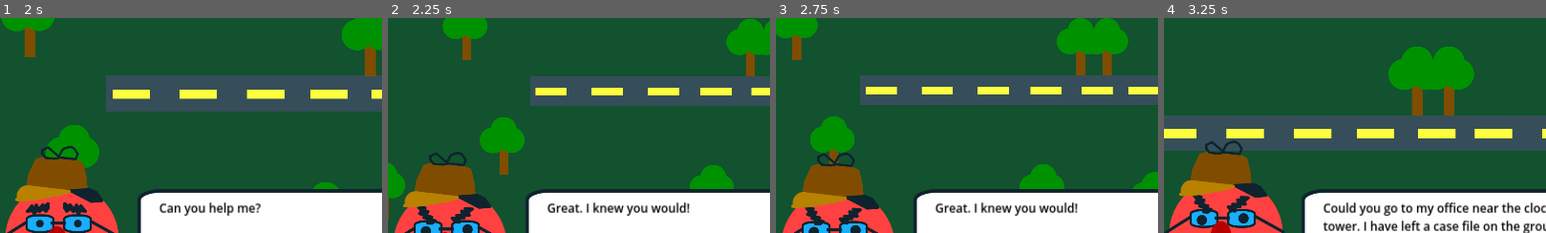
Above: before the commit, frames 1-4 (left to right).
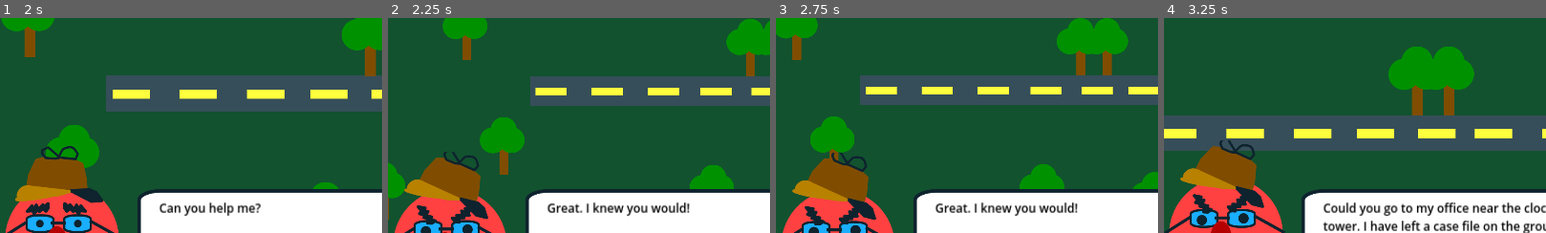
Above: after the commit, the same moments.

Repository: mathew-tran/theanajam22
Game: Godot game, scene res://Scenes/Main.tscn
Two runs of this game, one before a commit and one after it. Both use one fixed random seed, a clock stepped at 60 frames per second and the inputs below.
Inputs (mouse positions are % of the whole screen's width and height, from its top left):
- Up to frame 1 (2 s): move the mouse to (72, 45) at 0.52 s; press the mouse at (72, 45) at 0.53 s; hold D (move_right) 0.53-1.28 s; move the mouse to (30, 55) at 1.27 s; release the mouse at (30, 55) at 1.28 s; hold S (move_down) from 1.28 s (still down); click (30, 55) at 1.35 s
- Up to frame 2 (2.25 s): move the mouse to (60, 28) at 2.02 s; release S (move_down) at 2.03 s; press the mouse at (60, 28) at 2.03 s; hold D (move_right) from 2.03 s (still down); tap Mouse wheel down (scroll_down) at 2.1 s
- Up to frame 3 (2.75 s): keep holding D (move_right)
- Up to frame 4 (3.25 s): move the mouse to (45, 70) at 2.77 s; release D (move_right) at 2.78 s; release the mouse at (45, 70) at 2.78 s; hold W (move_up) from 2.78 s (still down); tap Mouse wheel up (scroll_up) at 2.85 s; click (45, 70) at 3.05 s
The pictures show only the part of the screen within x 0-50%, y 33-83%; the shares and areas given below are measured in that part.

Frame 1 is identical in both runs. In frame 2, 2.1% of the frame differs, in the area x 4-27%, y 62-94%; in frame 3, 2.1%; in frame 4, 2.1%.

Commit message:
be able to pick up folder, but need to refactor this logic for more clues within the game

Diff:
--- a/Art/DetFloatsworthAngry.svg
+++ b/Art/DetFloatsworthAngry.svg
@@ -119,23 +119,6 @@
        style="fill:#0e232e;stroke:#0e232e;stroke-width:2;stroke-linecap:square;stroke-linejoin:round"
        d="m 94.278425,69.149188 -4.784391,-0.368027 0.552045,2.392191 -2.944238,-0.736057 0.920072,3.128253 -4.232334,-0.18402 1.2881,1.656135 -4.232344,0.184019 1.840153,2.208173 2.760225,0.552045 0.368024,-2.944235 2.944239,2e-6 -0.552046,-1.656136 4.048329,1e-6 -0.920075,-2.024166 z"
        id="path10" />
-    <g
-       id="g13"
-       transform="translate(-26.800145,-8.2248353)">
-      <path
-         style="fill:#804d00;stroke:#804d00;stroke-width:2;stroke-linecap:square;stroke-linejoin:round"
-         d="m 114.50398,49.184665 c -3.38307,-0.780709 -18.997251,-1.561417 -20.038196,-1.561417 -1.040945,0 -5.204727,1.301181 -5.204727,1.301181 l -4.684252,9.888979 -1.301181,8.067326 c 0,0 5.204725,2.602365 6.505906,2.602365 1.301183,0 16.13465,-1.040945 16.13465,-1.040945 0,0 9.10827,1.040945 10.66969,1.301181 1.56142,0.260236 5.7252,2.602362 5.7252,0.780709 0,-1.821654 -0.52047,-7.286617 -0.52047,-8.587799 0,-1.301181 -2.34213,-10.409454 -2.34213,-10.409454 z"
-         id="path11" />
-      <path
-         style="fill:#0e232e;stroke:#0e232e;stroke-width:2;stroke-linecap:square;stroke-linejoin:round"
-         d="m 112.16726,69.222861 13.53229,7.026381 7.02638,-0.520472 -3.85582,-5.311235 -4.60186,-2.040442 z"
-         id="path13"
-         sodipodi:nodetypes="cccccc" />
-      <path
-         style="fill:#b88100;stroke:#b88100;stroke-width:2;stroke-linecap:square;stroke-linejoin:round"
-         d="m 85.877985,66.880734 c 0,0 -4.944489,-1.561417 -7.546854,2.081892 -2.602362,3.643307 -0.520472,5.464961 -0.520472,5.464961 0,0 -5.7252,1.040945 2.862601,0.780709 8.587798,-0.260236 19.257487,-3.122835 21.33938,-3.122835 2.08189,0 9.10828,-2.342126 9.10828,-2.342126 z"
-         id="path12" />
-    </g>
     <circle
        style="fill:#0e232e;stroke:#0e232e;stroke-width:2.70124;stroke-linecap:square;stroke-linejoin:round"
        id="circle14"
@@ -148,9 +131,30 @@
        cx="63.331142"
        cy="83.950905"
        r="2.1125429" />
-    <path
-       style="fill:none;stroke:#0e232e;stroke-width:1.53908;stroke-linecap:square;stroke-linejoin:round"
-       d="m 78.237451,38.908534 10.21339,1.101444 1.40183,-3.504594 c 0,0 -1.40183,-2.303019 -1.80236,-2.803673 -0.40053,-0.500657 -1.50197,-1.6021 -2.9038,-1.702232 -1.40184,-0.10013 -4.8063,0.801049 -5.50722,1.902494 -0.70092,1.101443 -2.30302,4.405774 -2.30302,4.405774 l -7.109309,-6.108005 -3.905119,1.702231 v 2.603411 l 2.102756,2.603412 c 0,0 6.107992,0.600787 6.608662,0.500655 0.50065,-0.10013 3.20419,-0.700917 3.20419,-0.700917 z"
-       id="path15" />
+    <g
+       id="g1"
+       transform="rotate(18.016416,81.577484,64.355946)">
+      <g
+         id="g13"
+         transform="translate(-26.800145,-8.2248353)">
+        <path
+           style="fill:#804d00;stroke:#804d00;stroke-width:2;stroke-linecap:square;stroke-linejoin:round"
+           d="m 114.50398,49.184665 c -3.38307,-0.780709 -18.997251,-1.561417 -20.038196,-1.561417 -1.040945,0 -5.204727,1.301181 -5.204727,1.301181 l -4.684252,9.888979 -1.301181,8.067326 c 0,0 5.204725,2.602365 6.505906,2.602365 1.301183,0 16.13465,-1.040945 16.13465,-1.040945 0,0 9.10827,1.040945 10.66969,1.301181 1.56142,0.260236 5.7252,2.602362 5.7252,0.780709 0,-1.821654 -0.52047,-7.286617 -0.52047,-8.587799 0,-1.301181 -2.34213,-10.409454 -2.34213,-10.409454 z"
+           id="path11" />
+        <path
+           style="fill:#0e232e;stroke:#0e232e;stroke-width:2;stroke-linecap:square;stroke-linejoin:round"
+           d="m 112.16726,69.222861 13.53229,7.026381 7.02638,-0.520472 -3.85582,-5.311235 -4.60186,-2.040442 z"
+           id="path13"
+           sodipodi:nodetypes="cccccc" />
+        <path
+           style="fill:#b88100;stroke:#b88100;stroke-width:2;stroke-linecap:square;stroke-linejoin:round"
+           d="m 85.877985,66.880734 c 0,0 -4.944489,-1.561417 -7.546854,2.081892 -2.602362,3.643307 -0.520472,5.464961 -0.520472,5.464961 0,0 -5.7252,1.040945 2.862601,0.780709 8.587798,-0.260236 19.257487,-3.122835 21.33938,-3.122835 2.08189,0 9.10828,-2.342126 9.10828,-2.342126 z"
+           id="path12" />
+      </g>
+      <path
+         style="fill:none;stroke:#0e232e;stroke-width:1.53908;stroke-linecap:square;stroke-linejoin:round"
+         d="m 78.237451,38.908534 10.21339,1.101444 1.40183,-3.504594 c 0,0 -1.40183,-2.303019 -1.80236,-2.803673 -0.40053,-0.500657 -1.50197,-1.6021 -2.9038,-1.702232 -1.40184,-0.10013 -4.8063,0.801049 -5.50722,1.902494 -0.70092,1.101443 -2.30302,4.405774 -2.30302,4.405774 l -7.109309,-6.108005 -3.905119,1.702231 v 2.603411 l 2.102756,2.603412 c 0,0 6.107992,0.600787 6.608662,0.500655 0.50065,-0.10013 3.20419,-0.700917 3.20419,-0.700917 z"
+         id="path15" />
+    </g>
   </g>
 </svg>
--- a/Prefabs/Environment/CaseFile.tscn
+++ b/Prefabs/Environment/CaseFile.tscn
@@ -1,8 +1,21 @@
-[gd_scene load_steps=2 format=3 uid="uid://dyujepwgvdd77"]
+[gd_scene load_steps=4 format=3 uid="uid://dyujepwgvdd77"]
 
 [ext_resource type="Texture2D" uid="uid://br7x260hch3cs" path="res://Art/CaseFile.svg" id="1_ce5kg"]
+[ext_resource type="Script" path="res://Scripts/Game/MissionCaseFile.gd" id="2_1mwxg"]
+
+[sub_resource type="RectangleShape2D" id="RectangleShape2D_xoalb"]
+size = Vector2(160, 112)
 
 [node name="Casefile" type="Sprite2D"]
 position = Vector2(-192, 72)
 scale = Vector2(0.5, 0.5)
 texture = ExtResource("1_ce5kg")
+script = ExtResource("2_1mwxg")
+
+[node name="Area2D" type="Area2D" parent="."]
+
+[node name="CollisionShape2D" type="CollisionShape2D" parent="Area2D"]
+position = Vector2(0, 8)
+shape = SubResource("RectangleShape2D_xoalb")
+
+[connection signal="input_event" from="Area2D" to="." method="_on_area_2d_input_event"]
--- a/Scripts/Autoload/EventManager.gd
+++ b/Scripts/Autoload/EventManager.gd
@@ -15,4 +15,9 @@
 signal InjectDetDialogueComplete
 
 signal InjectObjective(content)
+signal ClearObjective
 signal InjectDetEmote(emote : EMOTE)
+
+
+signal Mission1EnableCase
+signal MissionCasePickup
--- a/Scripts/Game/Mission1.gd
+++ b/Scripts/Game/Mission1.gd
@@ -15,5 +15,14 @@
 	EventManager.InjectDetEmote.emit(EventManager.EMOTE.NEUTRAL)
 	EventManager.InjectObjective.emit("Get case file from Detective Floatsworth's house near the Clock Tower")
 
+	EventManager.Mission1EnableCase.emit()
+
+	await EventManager.MissionCasePickup
+
+	EventManager.ClearObjective.emit()
+
+	var content3 = "Nice job finding it!\nSo let's see here.."
+	EventManager.InjectDetDialogue.emit(content3)
+
 func DeactivateMission():
 	pass
--- /dev/null
+++ b/Scripts/Game/MissionCaseFile.gd
@@ -0,0 +1,24 @@
+extends Sprite2D
+
+var bIsEnabled = false
+@onready var CollisionShape = $Area2D/CollisionShape2D
+func _ready():
+	EventManager.connect("Mission1EnableCase", Callable(self, "OnMission1EnableCase"))
+	set_process(false)
+
+func _input(event):
+	if event.is_action_pressed("mouse_click"):
+		if _is_click_within_bounds(get_global_mouse_position()):
+			EventManager.MissionCasePickup.emit()
+			queue_free()
+
+func OnMission1EnableCase():
+	set_process(true)
+
+func _is_click_within_bounds(mouse_pos: Vector2) -> bool:
+	var shape = CollisionShape.shape
+	var extents = shape.extents
+	var top_left = CollisionShape.global_position - extents
+	var bottom_right = CollisionShape.global_position + extents
+
+	return mouse_pos.x >= top_left.x and mouse_pos.x <= bottom_right.x and mouse_pos.y >= top_left.y and mouse_pos.y <= bottom_right.y
--- a/Scripts/UI/PlayerUI.gd
+++ b/Scripts/UI/PlayerUI.gd
@@ -19,6 +19,7 @@
 	EventManager.connect("PlayerHitRightBoundary", Callable(self, "OnPlayerHitRightBoundary"))
 	EventManager.connect("InjectDetDialogue", Callable(self, "OnInjectDetDialogue"))
 	EventManager.connect("InjectObjective", Callable(self, "OnInjectObjective"))
+	EventManager.connect("ClearObjective", Callable(self, "OnClearObjective"))
 	EventManager.connect("InjectDetEmote", Callable(self, "OnInjectDetEmote"))
 	ClearText()
 	ClearObjective()
@@ -79,6 +80,9 @@
 	elif emote == EventManager.EMOTE.SAD:
 		FloatsWorthSprite.texture = load("res://Art/DetFloatsworthSad.svg")
 
+func OnClearObjective():
+	ClearObjective()
+
 func SplitString(s: String):
 	var result = []
 	s = s.strip_edges()
Not shown, added: Prefabs/Environment/CasE42A.tmp
